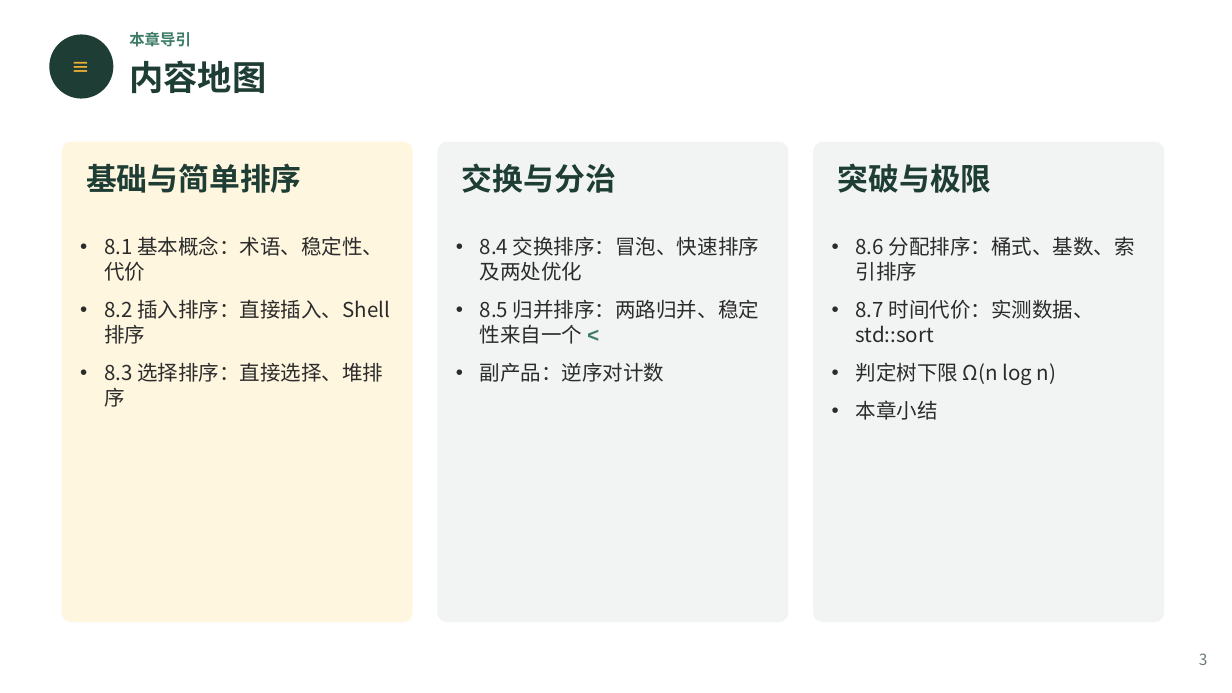
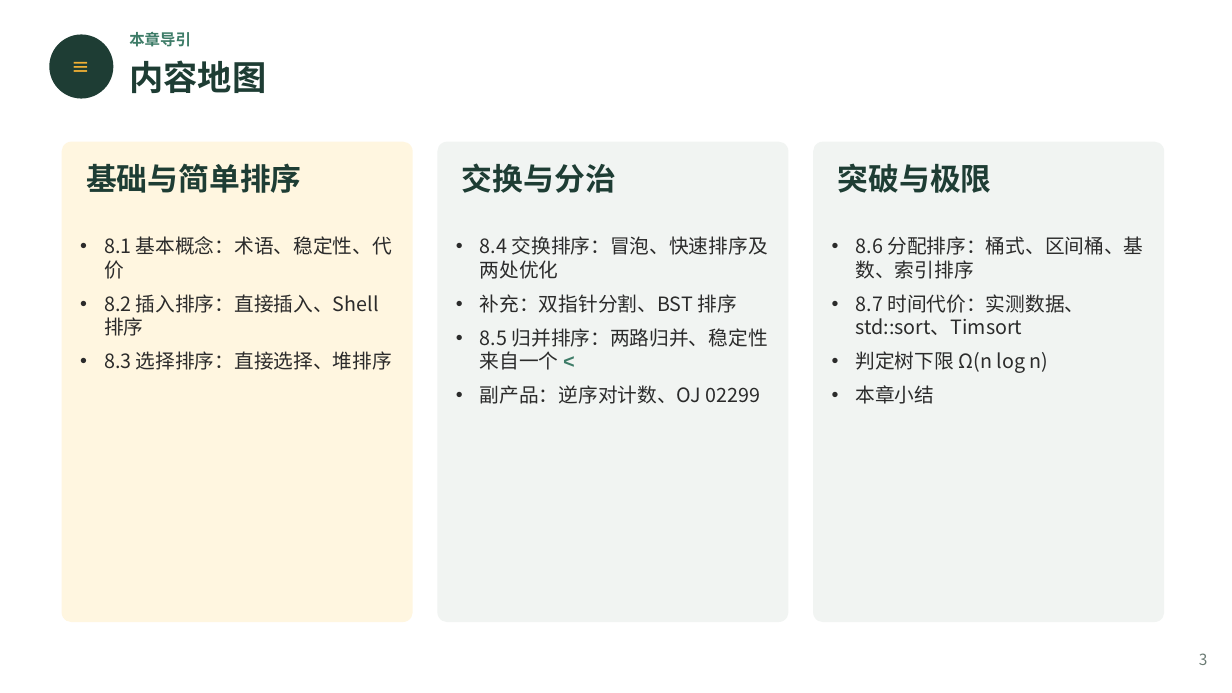
Before and after one commit to GMyhf/2026fall-cs201, a slide deck: slide 3 of courseware/202609_DSA_08_Sorting.pptx. Drawn at 1232x693 pixels with LibreOffice and Linux fonts; fonts in the diff are those of the drawing. Boxes give left, top, right and bottom in pixels: in the first picture for what was removed or moved away, otherwise in the second. Text is boxed around its words. In the diff, an @@ line names an element or a change of style, - is before the commit and + after.

```diff
--- a/courseware/202609_DSA_08_Sorting.pptx
+++ b/courseware/202609_DSA_08_Sorting.pptx
@@ text "8.1 基本概念：术语、稳定性、代价" at (104,236,392,370): size 12 to 11.5 pt; less space between paragraphs @@
@@ text at (480,236,768,370): size 12 to 11.5 pt in "8.4 交换排序：冒泡、快速排序及两处优化", "8.5 归并排序：两路归并、稳定性来自一个 <"; less space between paragraphs @@
@@ text at (856,236,1143,335): text changed; size 12 to 11.5 pt @@
-• 8.6 分配排序：桶式、基数、索引排序
-• 8.7 时间代价：实测数据、std::sort
+• 8.6 分配排序：桶式、区间桶、基数、索引排序
+• 8.7 时间代价：实测数据、std::sort、Timsort
@@ text at (480,294,736,313): paragraph added @@
+• 补充：双指针分割、BST 排序
@@ text at (856,351,1049,404): size 12 to 11.5 pt in "判定树下限 Ω(n log n)", "本章小结"; less space between paragraphs @@
@@ text at (480,385,761,404): text changed; size 12 to 11.5 pt @@
-• 副产品：逆序对计数
+• 副产品：逆序对计数、OJ 02299
```
Also in this commit, not shown: 38 other slides changed, 6 slides added, 2 other files.
